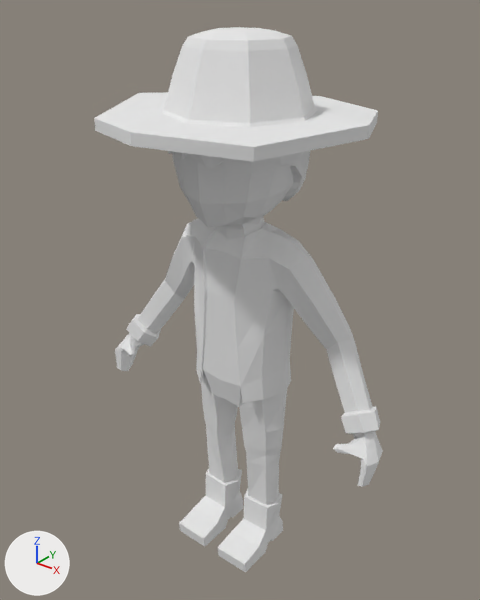
The Blender file Rohan Headless Zombie.blend, before and after one commit.
Both versions are drawn from a camera (50 mm lens) standing at (10.48, -13.14, 16.48) and looking at (-0.16, 0.16, 8.24). Every picture has the same lights, and +X, +Y and +Z are marked at lower left.
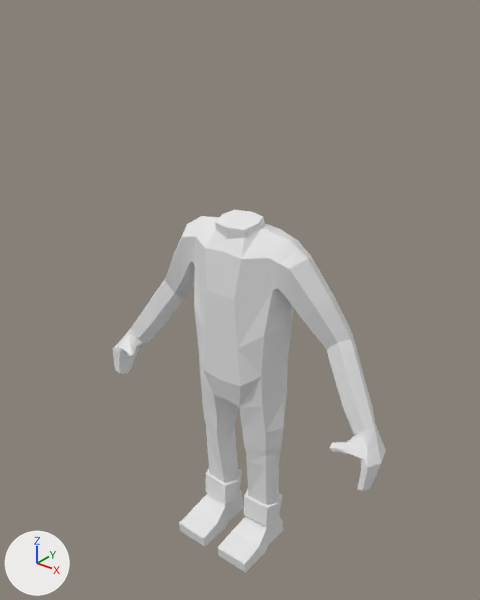
Changed parts and their boxes [x1, y1, x2, y2] in the pictures (480 x 600 px):
'Cube', reshaped, modifiers changed (33% shorter): before [94, 27, 383, 573]; after [113, 210, 386, 573]
part 1 of me_cube, deleted: before [168, 151, 310, 201]
part 2 of me_cube, deleted: before [94, 27, 378, 162]
part 3 of me_cube, cut back: before [115, 152, 383, 552]; after [113, 318, 381, 552]

The change, as a list of edits to the scene's bpy script:
```text
Change me_cube:
    used by ob_cube; location = (0.0, 0.0, 0.0)
    remove me_cube.from_pydata(...)  # 846 vertices, 812 faces; spans x -4.8..4.8, y -3.7..3.6, z 0.0..15.4
    add me_cube.from_pydata(...)  # 222 vertices, 213 faces; spans x 0.0..4.9, y -1.5..1.2, z 0.0..10.8
    me_cube part 1: the loose piece of 220 vertices spanning x -1.8..1.8, y -1.8..1.7, z 11.1..14.4 is deleted
    me_cube part 2: the loose piece of 88 vertices spanning x -3.6..3.6, y -3.7..3.6, z 13.1..15.4 is deleted
    me_cube part 3: 27 vertices moved from x 0.4..4.7, y -0.9..0.5, z 0.1..6.5 to x 0.4..4.9, y -1.0..0.2, z 0.0..6.1; 337 vertices removed from x -4.8..4.8, y -1.6..1.2, z 0.0..13.3; 21 vertices added at x 0.2..4.8, y -0.6..0.6, z 0.8..6.1
Change ob_cube:
    add _m = ob_cube.modifiers.new('Mirror', 'MIRROR')
    add _m.use_clip = True
```
